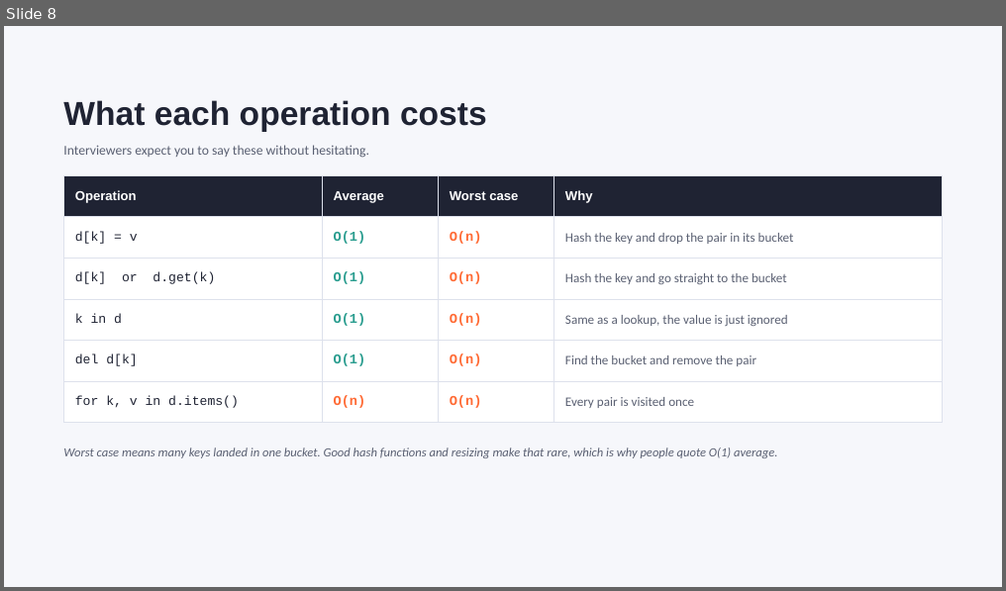
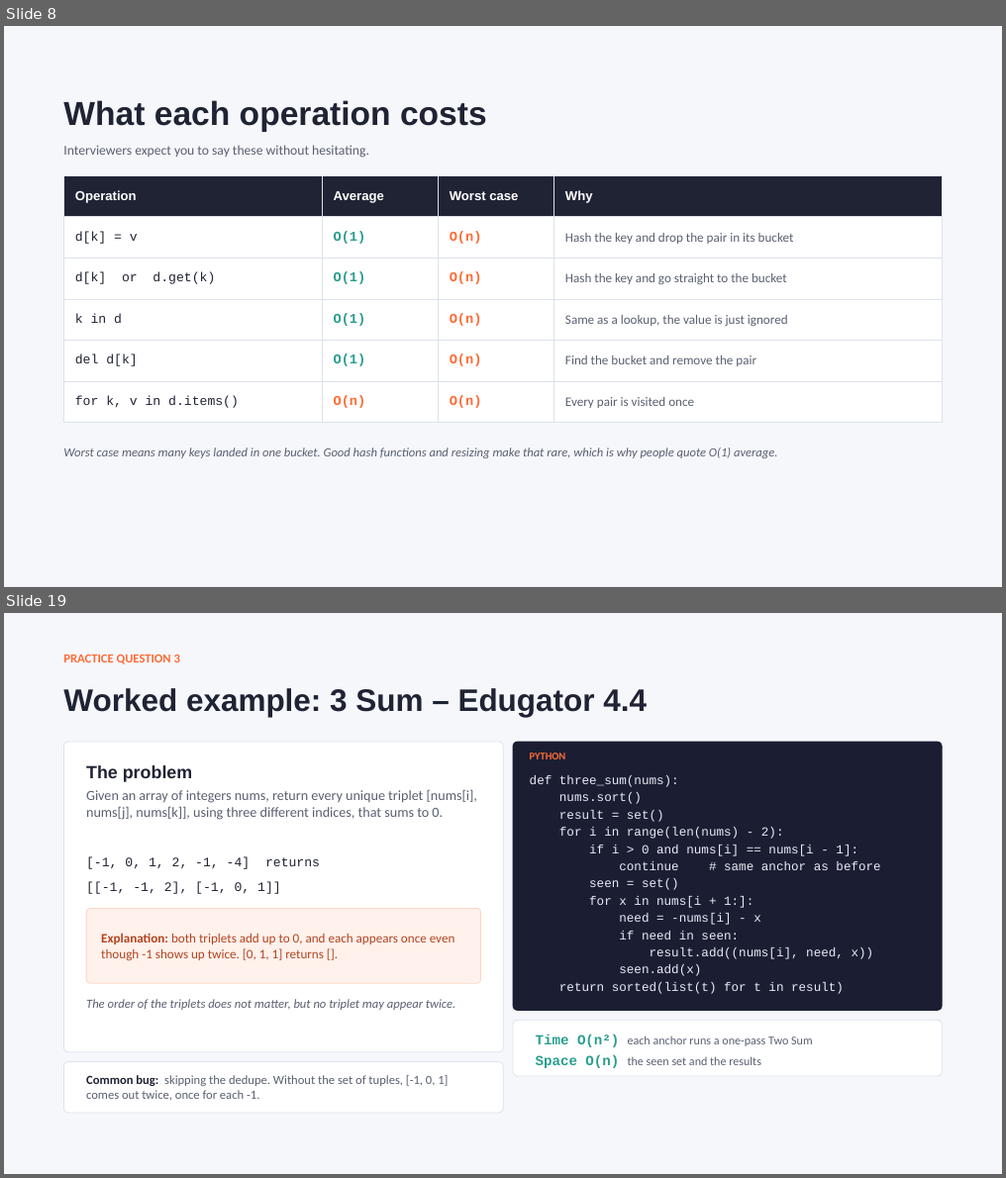
Before and after one commit to kapooramanpreet/TechnicalInterview101, a slide deck: assets/slides/Technical_Interview_101_Hash Tables.pptx. Shown one above the other, each under a label of ours: slide 8 before the commit, slides 8 and 19 after it; the slides between them are not shown. The pictures are 1006x591 and 1006x1178 pixels, drawn with LibreOffice and Linux fonts; fonts in the diff are those of the drawing. Boxes give left, top, right and bottom in pixels: in the first picture for what was removed or moved away, otherwise in the second. Text is boxed around its words. In the diff, an @@ line names an element or a change of style, - is before the commit and + after.

```diff
--- a/assets/slides/Technical_Interview_101_Hash Tables.pptx
+++ b/assets/slides/Technical_Interview_101_Hash Tables.pptx
@@ slide 19 added at <box>4,613,1002,1174</box>, background #F6F7FB @@
@@ text added at <box>63,654,180,664</box>, 12 pt, text #FF6B35, bold @@
+PRACTICE QUESTION 3
@@ title added at <box>63,688,647,717</box>, 30 pt, text #1F2333, bold @@
+Worked example: 3 Sum – Edugator 4.4
@@ rounded rectangle added at <box>63,742,503,1053</box>, fill #FFFFFF, outline #DDE1EC 0.75 pt @@
@@ rounded rectangle added at <box>513,742,943,1011</box>, fill #1B1E33, outline #1B1E33 0.75 pt @@
@@ text added at <box>530,753,566,760</box>, 10 pt, text #FF6B35, bold @@
+PYTHON
@@ text added at <box>86,765,192,782</box>, 17 pt, text #1F2333, bold @@
+The problem
@@ text added at <box>86,789,477,820</box>, 13.5 pt, text #5A6072 @@
+Given an array of integers nums, return every unique triplet [nums[i], nums[j], nums[k]], using three different indices, that sums to 0.
@@ text added at <box>530,775,880,994</box>, 12 pt, text #E8EAF6 @@
+def three_sum(nums):
+nums.sort()
+result = set()
+for i in range(len(nums) - 2):
+if i > 0 and nums[i] == nums[i - 1]:
+continue # same anchor as before
+seen = set()
+for x in nums[i + 1:]:
+need = -nums[i] - x
+if need in seen:
+result.add((nums[i], need, x))
+seen.add(x)
+return sorted(list(t) for t in result)
@@ text added at <box>86,858,320,869</box>, 12.5 pt, text #1F2333 @@
+[-1, 0, 1, 2, -1, -4] returns
@@ text added at <box>86,881,281,894</box>, 12.5 pt, text #1F2333 @@
+[[-1, -1, 2], [-1, 0, 1]]
@@ rounded rectangle added at <box>86,909,481,983</box>, fill #FFF1EB, outline #FFD5C4 0.75 pt @@
@@ text added at <box>101,933,455,961</box>, 12.5 pt, text #B3441F @@
+Explanation: both triplets add up to 0, and each appears once even though -1 shows up twice. [0, 1, 1] returns [].
@@ text added at <box>86,999,455,1010</box>, 12 pt, text #5A6072, italic @@
+The order of the triplets does not matter, but no triplet may appear twice.
@@ rounded rectangle added at <box>513,1020,943,1076</box>, fill #FFFFFF, outline #DDE1EC 0.75 pt @@
@@ text added at <box>536,1035,813,1068</box>, 11.5 pt, text #5A6072 @@
+Time O(n²) each anchor runs a one-pass Two Sum
+Space O(n) the seen set and the results
@@ rounded rectangle added at <box>63,1062,503,1113</box>, fill #FFFFFF, outline #DDE1EC 0.75 pt @@
@@ text added at <box>86,1075,448,1100</box>, 12 pt, text #5A6072 @@
+Common bug: skipping the dedupe. Without the set of tuples, [-1, 0, 1] comes out twice, once for each -1.
```
Also in this commit, not shown: 11 slides changed, 5 other slides added, 3 slides removed.
